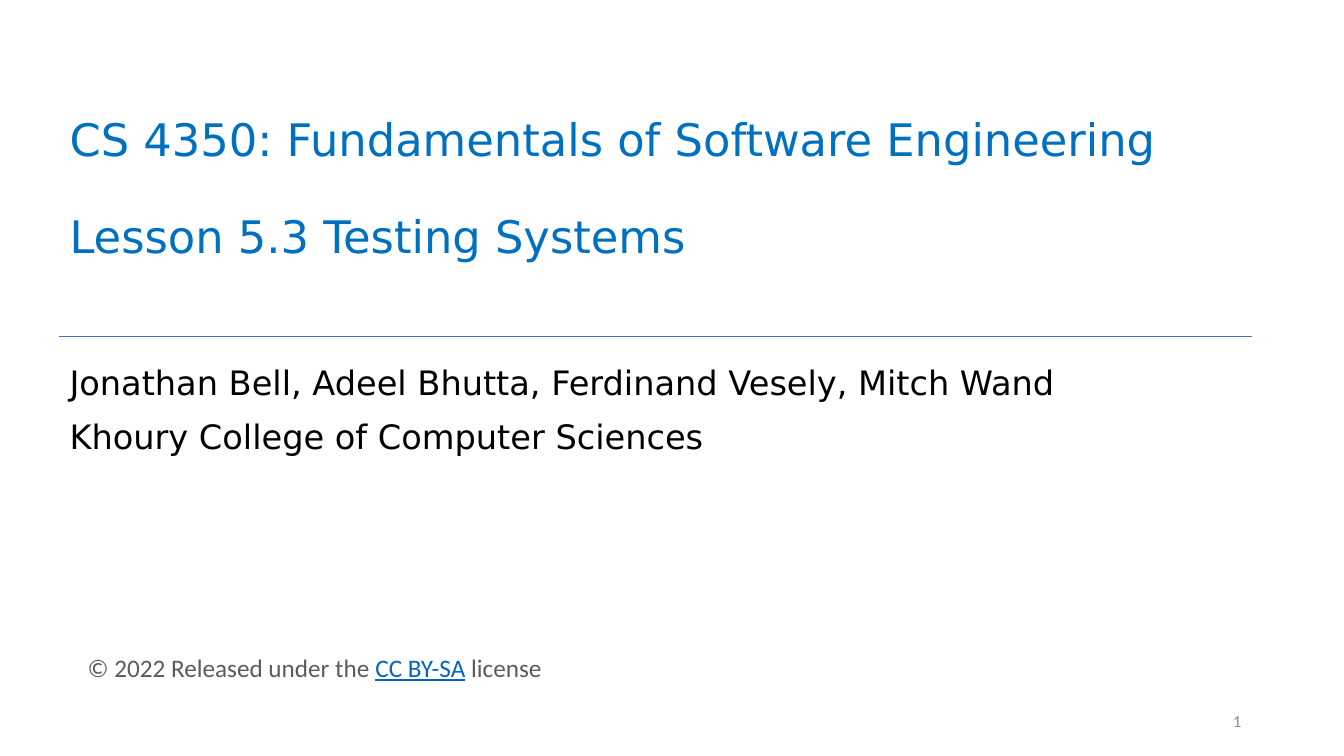
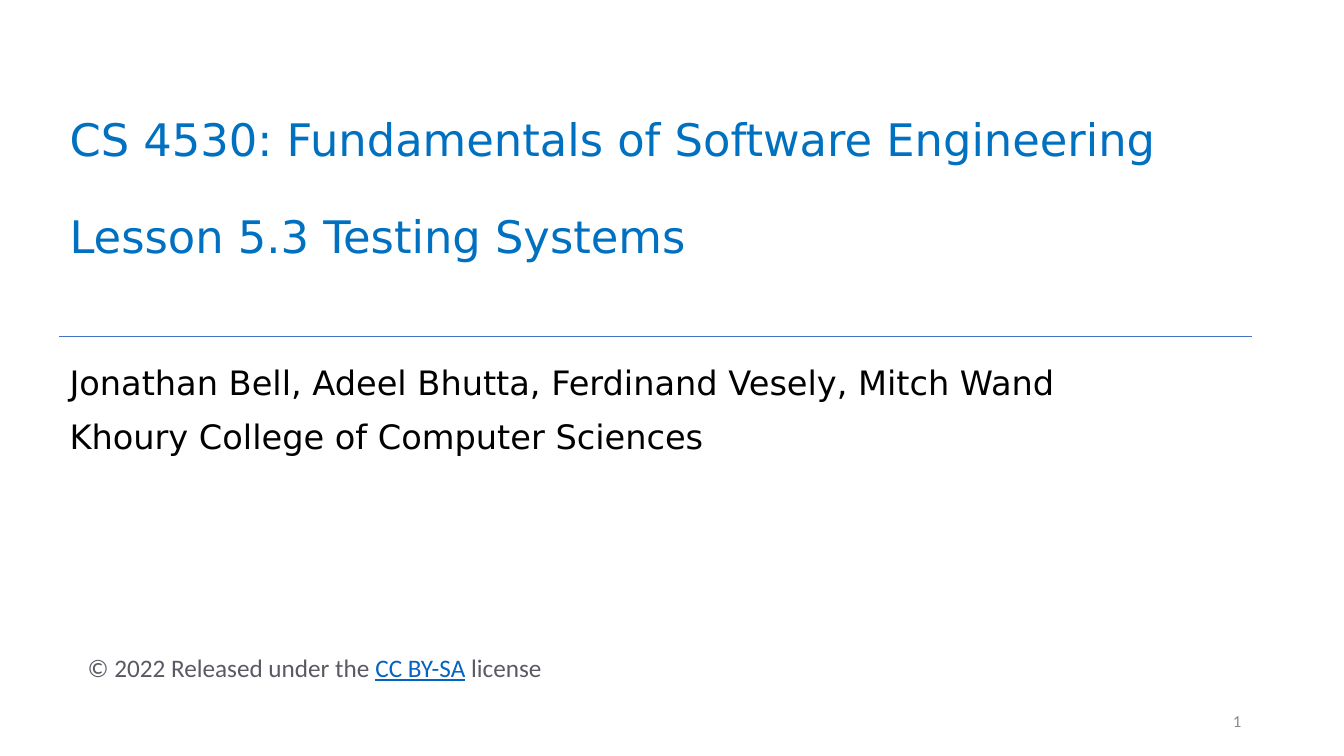
Before and after one commit to neu-se/CS4530-Spring-2022, a slide deck: slide 1 of Slides/Lesson 5.3 Testing Systems.pptx. Drawn at 1344x756 pixels with LibreOffice and Linux fonts; fonts in the diff are those of the drawing. Boxes give left, top, right and bottom in pixels: in the first picture for what was removed or moved away, otherwise in the second. Text is boxed around its words. In the diff, an @@ line names an element or a change of style, - is before the commit and + after.

```diff
--- a/Slides/Lesson 5.3 Testing Systems.pptx
+++ b/Slides/Lesson 5.3 Testing Systems.pptx
@@ title at [70, 122, 1155, 263]: text changed @@
-CS 4350: Fundamentals of Software Engineering
-Lesson 5.3 Testing Systems
+CS 4530: Fundamentals of Software Engineering
+Lesson 5.3 Testing Systems
```
Also in this commit, not shown: 5 other files.
